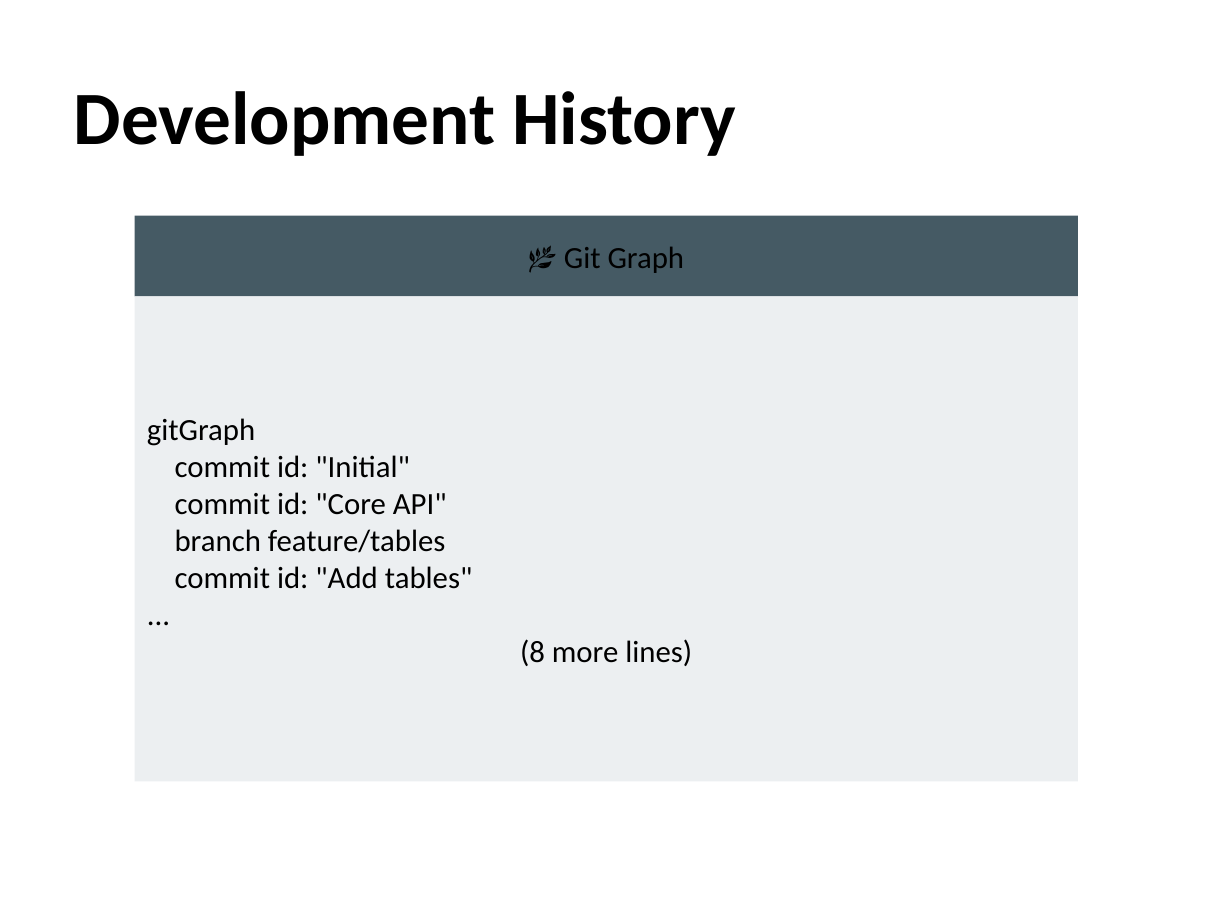
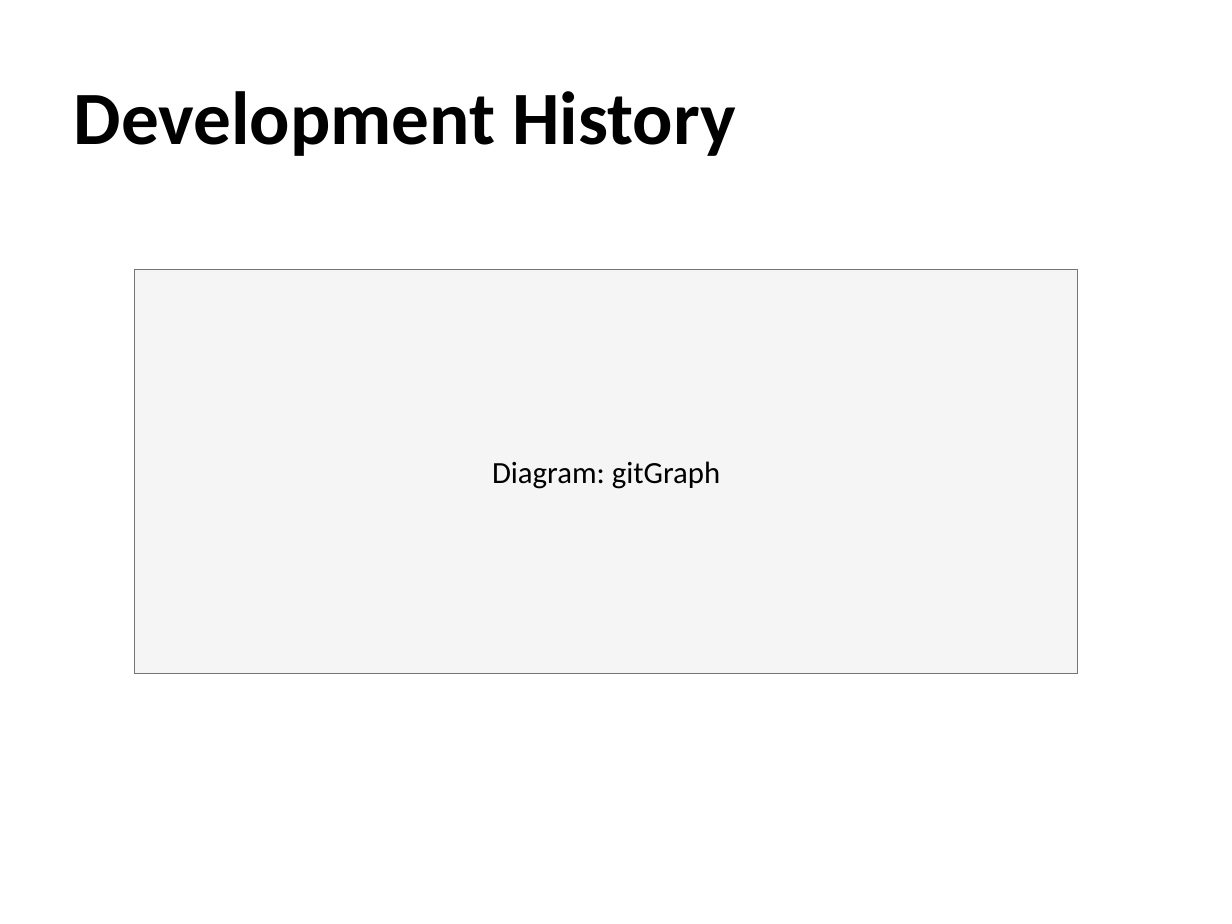
Before and after one commit to awol2005ex/ppt-rs, a slide deck: slide 17 of examples/md2ppt_demo.pptx. Drawn at 1232x924 pixels with LibreOffice and Linux fonts; fonts in the diff are those of the drawing. Boxes give left, top, right and bottom in pixels: in the first picture for what was removed or moved away, otherwise in the second. Text is boxed around its words. In the diff, an @@ line names an element or a change of style, - is before the commit and + after.

Commit message:
Add Mermaid diagram rendering with shapes and modularize markdown/slide modules
- Create modular `cli/markdown/` structure with `mod.rs`, `parser.rs`, `mermaid.rs`
- Create modular `generator/slide/` structure with `mod.rs`, `formatting.rs`
- Implement shape-based rendering for 9 Mermaid diagram types (Flowchart, Sequence, Pie, Gantt, Class, State, ER, Mindmap, Timeline)
- Add `MermaidParser` with diagram detection and element extraction for each type
- Add `MermaidRenderer` with shape generation

```diff
--- a/examples/md2ppt_demo.pptx
+++ b/examples/md2ppt_demo.pptx
@@ rectangle removed at [134, 216, 1078, 297] @@
-🌿 Git Graph
@@ rectangle removed at [134, 297, 1078, 782] @@
-gitGraph
-commit id: "Initial"
-commit id: "Core API"
-branch feature/tables
-commit id: "Add tables"
-...
-(8 more lines)
@@ rectangle added at [134, 270, 1078, 674], fill #F5F5F5, outline #757575 0 pt, 18 pt, text #000000 @@
+Diagram: gitGraph
```
Also in this commit, not shown: 14 other slides changed, 1 slide added, 1 slide removed, 10 other files.
